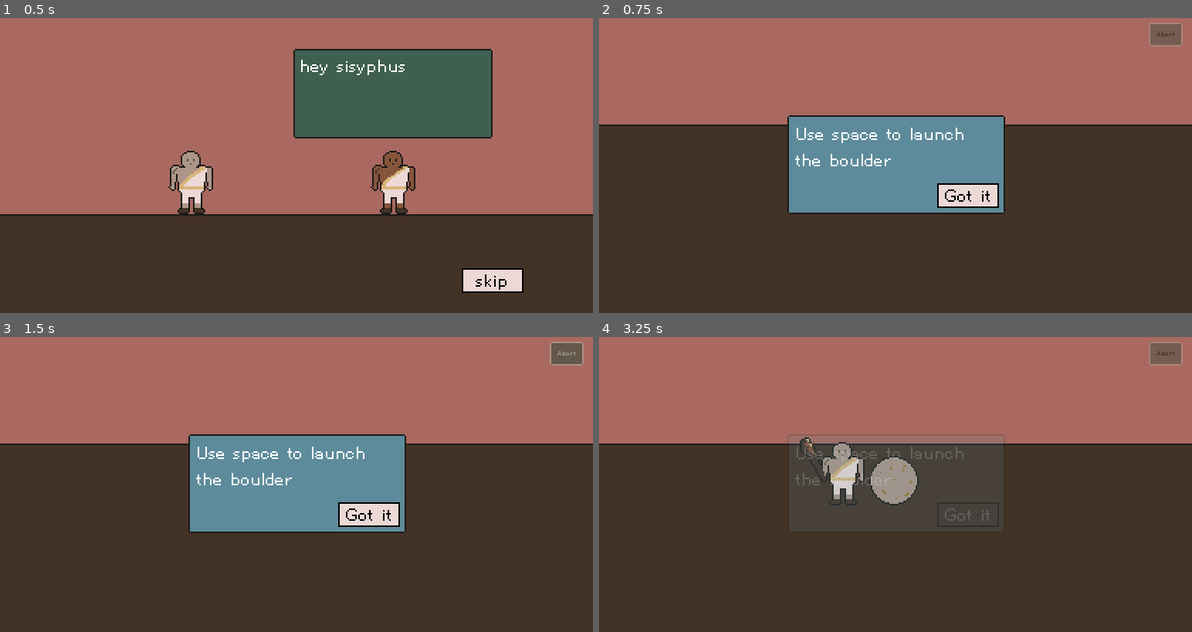
Above: before the commit, frames 1-4 (two rows, left to right).
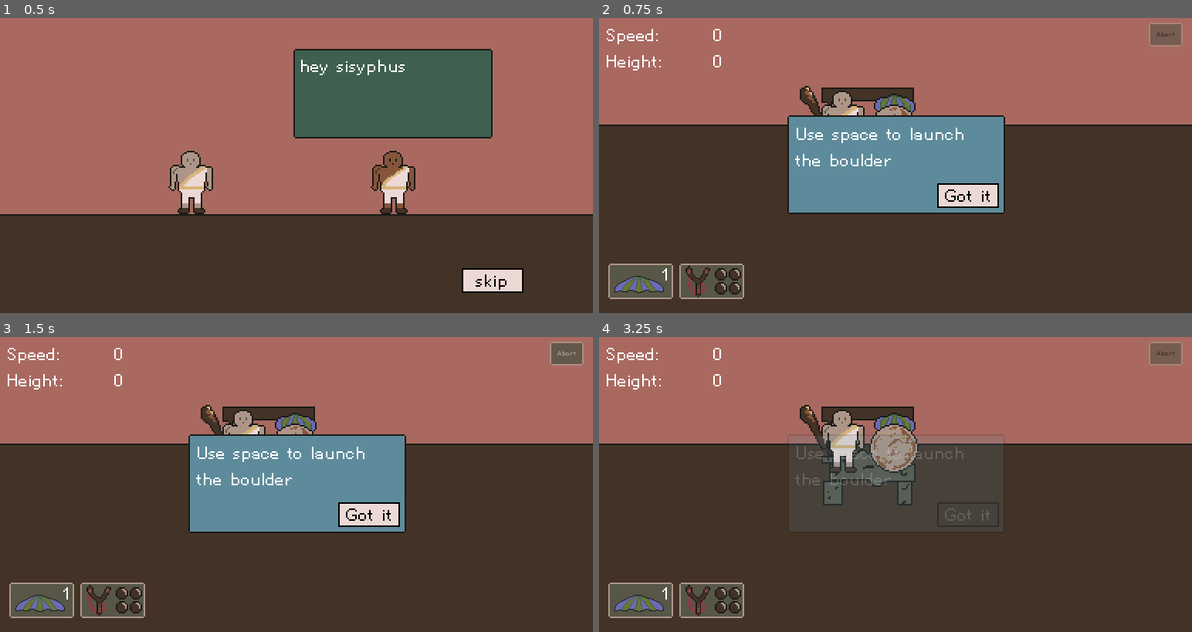
Above: after the commit, the same moments.

Repository: nolenroyalty/sisyphus-needs-a-nap
Game: Godot game, scene res://Intro/Intro.tscn
Same seed, same stepped clock (60 frames per second), same inputs: the game is played once before the commit and once after it.
Inputs (mouse positions are in pixels of both pictures, inside the frame that each line leads up to):
- Up to frame 1 (0.5 s): no input
- Up to frame 2 (0.75 s): click "skip" at 0.5 s
- Up to frame 3 (1.5 s): click "Abort" at 1.25 s
- Up to frame 4 (3.25 s): click (640, 599) at 2.02 s; click "Got it" at 2.75 s

Frame 1 is identical in both runs. In frame 2, 4.2% of the frame differs, in the area x 1-54%, y 3-96%; in frame 3, 4.2%; in frame 4, 7.6%.

Commit message:
...add a griffin?

Diff:
--- a/Boulder/Boulder.gd
+++ b/Boulder/Boulder.gd
@@ -6,7 +6,11 @@
 onready var ray : RayCast2D = $FloorRay
 onready var parachute_animation : AnimatedSprite = $ParachuteAnimation
 onready var deployed_parachute_collider : CollisionPolygon2D = $DeployedParachuteCollider
+onready var no_parachute_griffin : Sprite = $Griffins/NoParachuteDeployed
+onready var parachute_griffin : Sprite = $Griffins/ParachuteDeployed
+
 var parachute_deployed = false
+var griffin_visible = false
 
 enum ROTATION_DIRECTION { LEFT, RIGHT }
 var parachute_angle = ROTATION_DIRECTION.LEFT
@@ -62,6 +66,7 @@
 
 # Without this we'll also rotate our raycast, which we don't want!
 func rotate_sprite(degrees):
+	if griffin_visible: return
 	if parachute_deployed:
 		maybe_tick_parachute_rotation_angle()
 		# set_rotation_for_parachute_angle()
@@ -78,15 +83,29 @@
 func mouse_entered(): mouse_in_area = true
 func mouse_exited(): mouse_in_area = false
 
+func show_griffin():
+	if State.has_parachute and not parachute_deployed:
+		# Ensure that the griffin isn't grabbing over the parachute?
+		$Sprite.rotation_degrees = 180
+
+	if parachute_deployed:
+		parachute_griffin.visible = true
+	else:
+		no_parachute_griffin.visible = true
+
+	griffin_visible = true
+
+func hide_griffin():
+	no_parachute_griffin.visible = false
+	parachute_griffin.visible = false
+	griffin_visible = false
+
 func _ready():
-	# position = Vector2(50, 50)
-	# deploy_parachute()
 	deployed_parachute_collider.disabled = true
 	if State.has_parachute:
 		$Sprite.frame = 1
 
 	update_oil_visibility(State.oil_level)
-
 	var _ignore = $MouseClickArea.connect("mouse_entered", self, "mouse_entered")
 	_ignore = $MouseClickArea.connect("mouse_exited", self, "mouse_exited")
 
--- a/Boulder/Boulder.tscn
+++ b/Boulder/Boulder.tscn
@@ -1,10 +1,11 @@
-[gd_scene load_steps=15 format=2]
+[gd_scene load_steps=16 format=2]
 
 [ext_resource path="res://Prototype Sprites/32px.png" type="Texture" id=1]
 [ext_resource path="res://Boulder/Boulder.gd" type="Script" id=2]
 [ext_resource path="res://Boulder/Sprites/deployed-parachute.png" type="Texture" id=3]
 [ext_resource path="res://Boulder/Sprites/boulder-64px-with-parachute.png" type="Texture" id=4]
 [ext_resource path="res://Boulder/Sprites/oil-overlay.png" type="Texture" id=5]
+[ext_resource path="res://Boulder/Sprites/griffin-prototype.png" type="Texture" id=6]
 
 [sub_resource type="CircleShape2D" id=1]
 radius = 16.0
@@ -89,3 +90,15 @@
 
 [node name="CollisionShape2D" type="CollisionShape2D" parent="MouseClickArea"]
 shape = SubResource( 9 )
+
+[node name="Griffins" type="Node2D" parent="."]
+
+[node name="NoParachuteDeployed" type="Sprite" parent="Griffins"]
+visible = false
+position = Vector2( -5, -32 )
+texture = ExtResource( 6 )
+
+[node name="ParachuteDeployed" type="Sprite" parent="Griffins"]
+visible = false
+position = Vector2( -6, -64 )
+texture = ExtResource( 6 )
--- a/Flight/Flight.gd
+++ b/Flight/Flight.gd
@@ -20,12 +20,15 @@
 export var PARACHUTE_MAX_GRAVITY = 50
 export var STRENGTH_INCREASE_FACTOR = 1.3
 export var SLINGSHOT_BOOST = 100
+export var GRIFFIN_BOOST = Vector2(10, -150)
 const MAX_EXPECTED_SPEED_FOR_ROTATION = 250
 const DISTANCE_AT_WHICH_WE_FLAG_A_LANDMARK = 1000
 const MAX_TOTAL_DOWNHILL_BOUNCES = 50
-const MAX_CONSECUTIVE_DOWNHILL_BOUNCES = 2
+const MAX_CONSECUTIVE_DOWNHILL_BOUNCES = 3
+const MAX_CONSECUTIVE_CAVE_BOUNCES = 5
 const SLINGSHOT_AMMO = 4
 const FRAMES_TO_SPEND_IN_LAVA = 60 * 2
+const GRIFFIN_DEPLOY_TIME = 1.5
 
 onready var boulder = $Boulder
 onready var scoreScreen = $ScoreScreen
@@ -36,19 +39,21 @@
 
 enum SUPERBOUNCE_STATE {NONE, BOUNCING}
 enum SOUNDS { LAUNCH, BOUNCE, SUPERBOUNCE, PARACHUTE, SLINGSHOT, LAVA }
-enum LAUNCH_STATE { DISPLAYING_FACTS, AWAITING_LAUNCH, LAUNCHED, IN_LAVA, FROZEN }
+enum LAUNCH_STATE { DISPLAYING_FACTS, AWAITING_LAUNCH, LAUNCHED, GRIFFIN_DEPLOYED, IN_LAVA, FROZEN }
 
 var velocity = Vector2()
 var frames_in_lava = 0
 var frozen = true
 var total_downhill_bounces = 0
 var consecutive_downhill_bounces = 0
+var consecutive_cave_bounces = 0
 var superbounce_frames_remaining = 0
 var oil_remaining = 0
 var slingshot_shots_remaining = 0
 var superbounce_state = SUPERBOUNCE_STATE.NONE
 var flightscore : FlightScore
 var parachute_deployed = false
+var griffin_deployed = false
 var in_cave = false
 var landmarks = []
 var launch_state = LAUNCH_STATE.DISPLAYING_FACTS
@@ -218,26 +223,27 @@
 	var vy = abs(velocity.y)
 	if vx < 20 and vy < 20: return true
 	if vx + vy < 50: return true
-
+	return velocity.x < 0
+
+func should_freeze_after_this_bounce():
 	if in_cave:
-		return velocity.y < 0
-	else:
-		return velocity.x < 0
-
-func should_freeze_after_this_bounce():
+		consecutive_cave_bounces += 1
+		consecutive_downhill_bounces = 0
+		return consecutive_cave_bounces >= MAX_CONSECUTIVE_CAVE_BOUNCES
+
 	if is_rolling_downhill():
-		print("rolling downhill! in cave: %s" % in_cave)
 		total_downhill_bounces += 1
 		consecutive_downhill_bounces += 1
 	else:
 		consecutive_downhill_bounces = 0
 
-	if consecutive_downhill_bounces > MAX_CONSECUTIVE_DOWNHILL_BOUNCES or total_downhill_bounces > MAX_TOTAL_DOWNHILL_BOUNCES:
+	if consecutive_downhill_bounces >= MAX_CONSECUTIVE_DOWNHILL_BOUNCES \
+		or total_downhill_bounces >= MAX_TOTAL_DOWNHILL_BOUNCES:
 		total_downhill_bounces = 0
 		consecutive_downhill_bounces = 0
 		return true
-	else:
-		return false
+
+	return false
 
 func reset_superbounce_state():
 	superbounce_state = SUPERBOUNCE_STATE.NONE
@@ -285,6 +291,17 @@
 		velocity.y *= PARACHUTE_Y_SPEED_REDUCTION
 	bottom_bar.deploy_parachute()
 	play_sound(SOUNDS.PARACHUTE)
+
+func can_deploy_griffin():
+	return State.has_griffin and !griffin_deployed and launch_state == LAUNCH_STATE.LAUNCHED
+
+func deploy_griffin():
+	griffin_deployed = true
+	launch_state = LAUNCH_STATE.GRIFFIN_DEPLOYED
+	boulder.show_griffin()
+	yield(get_tree().create_timer(GRIFFIN_DEPLOY_TIME), "timeout")
+	boulder.hide_griffin()
+	launch_state = LAUNCH_STATE.LAUNCHED
 
 func try_to_deploy_parachute_from_bottom_bar():
 	if can_deploy_parachute():
@@ -347,11 +364,14 @@
 	if Input.is_action_just_pressed("superbounce"): handle_superbounce_pressed()
 	if Input.is_action_just_pressed("deploy_parachute") and can_deploy_parachute():
 		deploy_parachute()
+	if Input.is_action_just_pressed("deploy_griffin") and can_deploy_griffin():
+		deploy_griffin()
 
 	tick_superbounce_state()
 	flightscore.tick(boulder)
 	maybe_display_landmark()
 	rotate_boulder()
+	bottom_bar.maybe_update_speed_and_height(velocity.x, boulder.determine_height_above_ground())
 
 	var collision = boulder.move_and_collide(velocity * delta)
 	if collision:
@@ -364,6 +384,11 @@
 			freeze_and_display_scores(false)
 	else:
 		apply_gravity(delta)
+
+func process_griffin(delta):
+	velocity += GRIFFIN_BOOST * delta
+	boulder.move_and_collide(velocity * delta)
+	bottom_bar.maybe_update_speed_and_height(velocity.length(), boulder.determine_height_above_ground())
 
 func _physics_process(delta):
 	match launch_state:
@@ -372,4 +397,5 @@
 				launch_boulder()
 		LAUNCH_STATE.IN_LAVA: process_lava(delta)
 		LAUNCH_STATE.LAUNCHED: process_launched(delta)
+		LAUNCH_STATE.GRIFFIN_DEPLOYED: process_griffin(delta)
 		_: pass
--- a/State/State.gd
+++ b/State/State.gd
@@ -23,6 +23,7 @@
 var oil_level = 0
 var has_parachute = false
 var has_slingshot = false
+var has_griffin = true
 var strength_level = 0
 var launch_day = 1
 var testing_level = 1
@@ -141,7 +142,7 @@
 			print("ERROR: unknown achievement: " + str(achievement))
 
 func _ready():
-	# set_test_values()
+	set_test_values()
 	for fact in FACT.values():
 		fact_state[fact] = FACT_STATE.NOT_YET_DISPLAYED
 
--- a/UI/FlightBottomBar.gd
+++ b/UI/FlightBottomBar.gd
@@ -10,6 +10,8 @@
 onready var parachute_gadget = $Gadgets/ParachuteIcon
 onready var slingshot_gadget = $Gadgets/SlingshotIcon
 onready var abort_button = $AbortButton
+
+var frame_count = 0
 
 func display_landmark(landmark, distance, angle):
 	landmark_label.show()
@@ -38,6 +40,12 @@
 func set_slingshot_ammo(ammo):
 	slingshot_gadget.set_ammo(ammo)
 
+func maybe_update_speed_and_height(speed, height):
+	frame_count += 1
+	if frame_count % 5 == 0:
+		# Subtract the boulder's height for display purposes.
+		$SpeedHeight/Values.text = "%s\n%s" % [int(speed), int(height) - 15]
+
 func _ready():
 	if not State.has_parachute:
 		parachute_gadget.hide()
--- a/UI/FlightBottomBar.tscn
+++ b/UI/FlightBottomBar.tscn
@@ -56,3 +56,26 @@
 custom_styles/disabled = ExtResource( 6 )
 custom_styles/normal = ExtResource( 6 )
 text = "Abort"
+
+[node name="SpeedHeight" type="HBoxContainer" parent="."]
+margin_left = 4.0
+margin_top = 1.0
+margin_right = 80.0
+margin_bottom = 41.0
+
+[node name="Names" type="Label" parent="SpeedHeight"]
+margin_top = 4.0
+margin_right = 37.0
+margin_bottom = 35.0
+text = "Speed:
+Height:"
+
+[node name="Values" type="Label" parent="SpeedHeight"]
+margin_left = 41.0
+margin_top = 4.0
+margin_right = 76.0
+margin_bottom = 35.0
+size_flags_horizontal = 3
+text = "0
+0"
+align = 2
--- a/project.godot
+++ b/project.godot
@@ -120,6 +120,11 @@
 "events": [ Object(InputEventKey,"resource_local_to_scene":false,"resource_name":"","device":0,"alt":false,"shift":false,"control":false,"meta":false,"command":false,"pressed":false,"scancode":49,"physical_scancode":0,"unicode":0,"echo":false,"script":null)
  ]
 }
+deploy_griffin={
+"deadzone": 0.5,
+"events": [ Object(InputEventKey,"resource_local_to_scene":false,"resource_name":"","device":0,"alt":false,"shift":false,"control":false,"meta":false,"command":false,"pressed":false,"scancode":50,"physical_scancode":0,"unicode":0,"echo":false,"script":null)
+ ]
+}
 
 [layer_names]
 
Binary file added: Boulder/Sprites/griffin-prototype.png
Not shown, added: Boulder/Sprites/griffin-prototype.png.import
